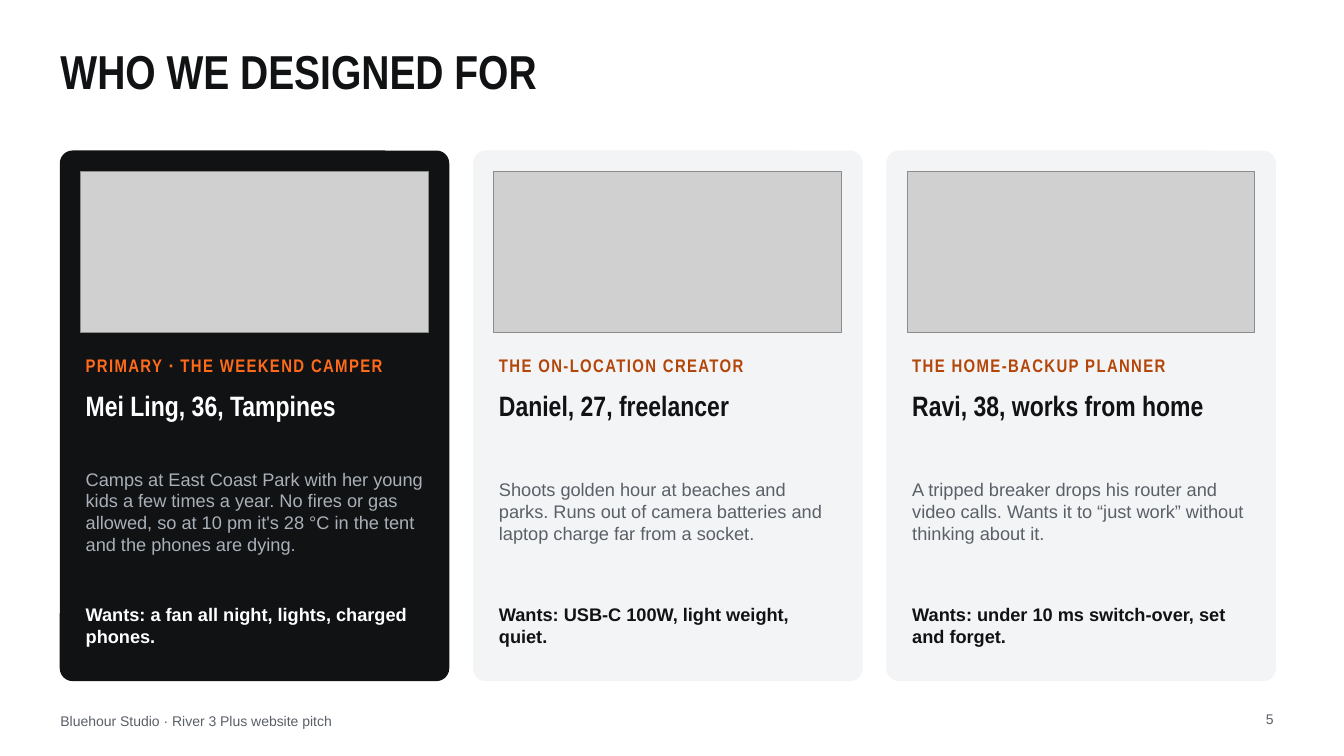
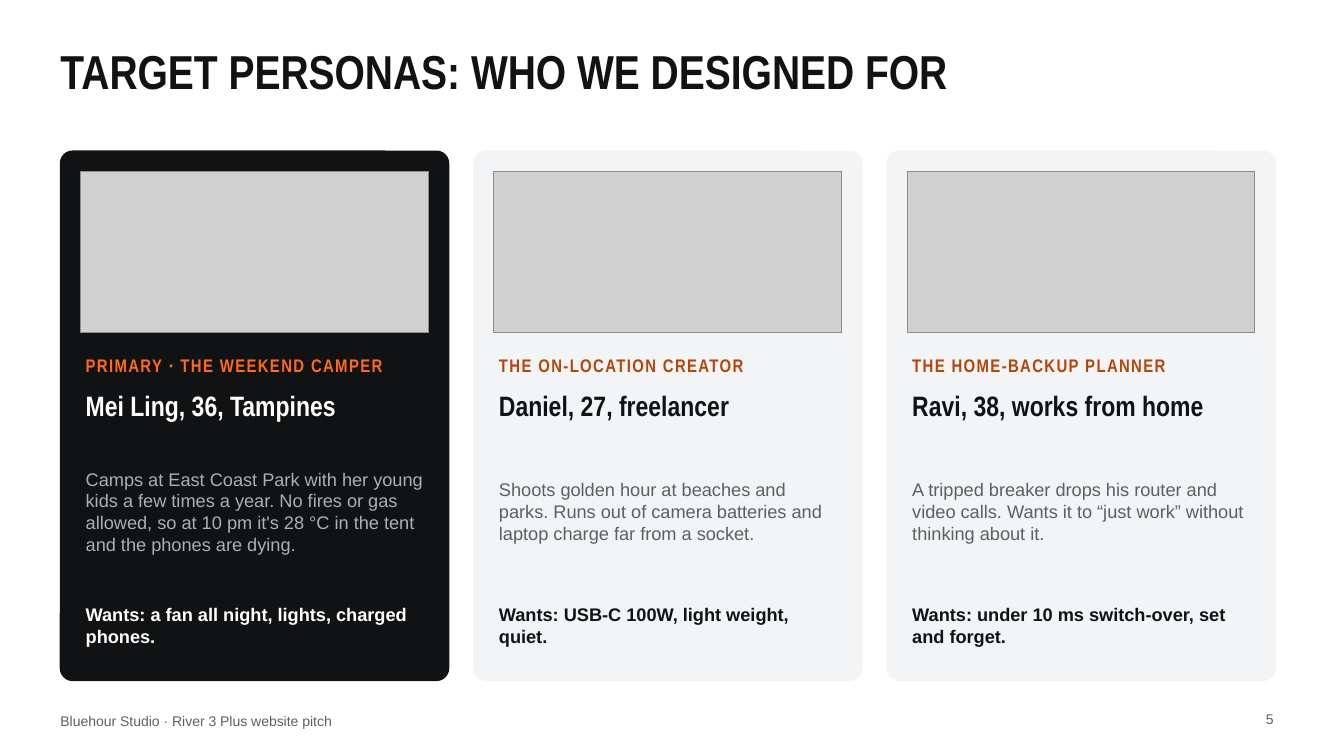
Before and after one commit to thecpinsiders/CS2024-Project-Website, a slide deck: slide 5 of Bluehour-Pitch-Deck.pptx. Drawn at 1344x756 pixels with LibreOffice and Linux fonts; fonts in the diff are those of the drawing; grey boxes stand for pictures. Boxes give left, top, right and bottom in pixels: in the first picture for what was removed or moved away, otherwise in the second. Text is boxed around its words. In the diff, an @@ line names an element or a change of style, - is before the commit and + after.

```diff
--- a/Bluehour-Pitch-Deck.pptx
+++ b/Bluehour-Pitch-Deck.pptx
@@ title at [60,55,947,90]: text changed @@
-WHO WE DESIGNED FOR
+TARGET PERSONAS: WHO WE DESIGNED FOR
```
Also in this commit, not shown: 3 other slides changed.
